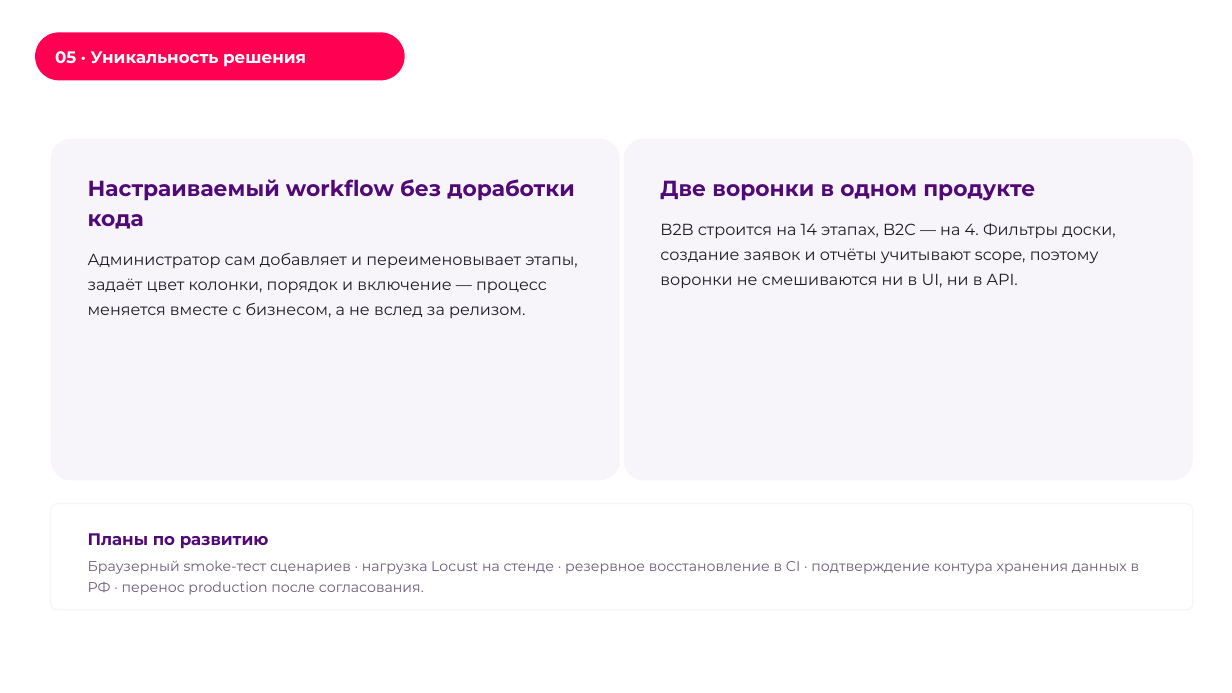
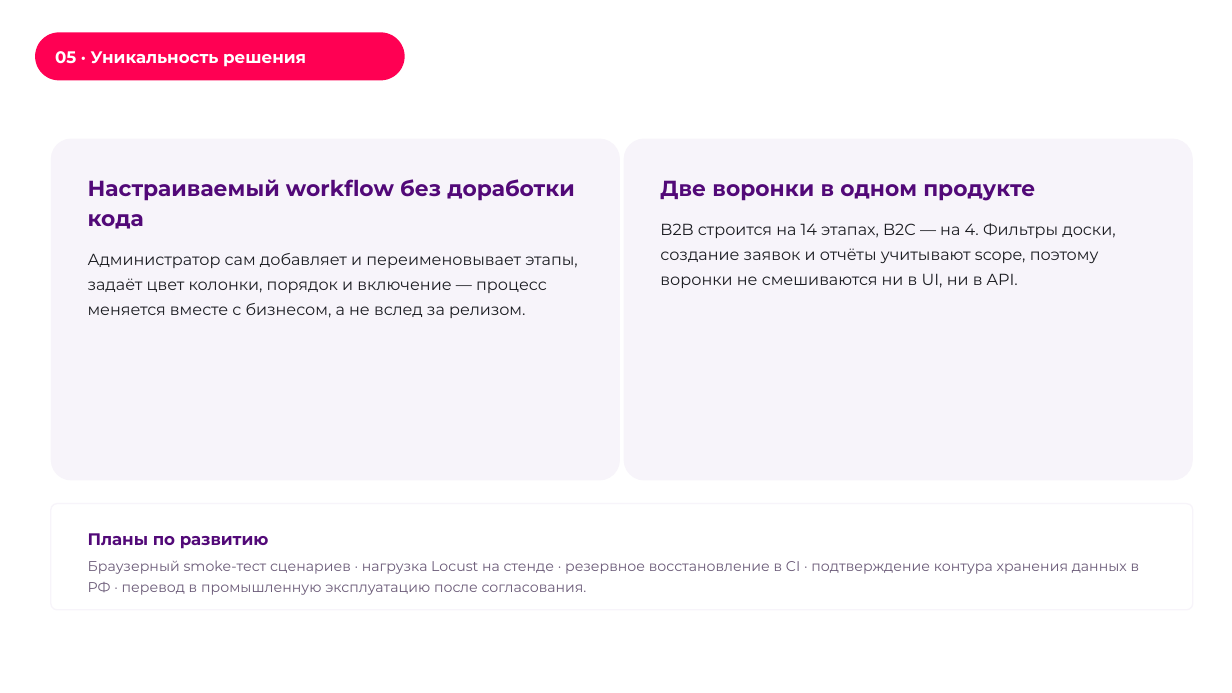
Before and after one commit to Pavel1778/rtk-crm, a slide deck: slide 5 of docs/presentation/RTK-CRM-LCT2026.pptx. Drawn at 1232x693 pixels with LibreOffice and Linux fonts; fonts in the diff are those of the drawing; background and template pictures are left out. Boxes give left, top, right and bottom in pixels: in the first picture for what was removed or moved away, otherwise in the second. Text is boxed around its words. In the diff, an @@ line names an element or a change of style, - is before the commit and + after.

```diff
--- a/docs/presentation/RTK-CRM-LCT2026.pptx
+++ b/docs/presentation/RTK-CRM-LCT2026.pptx
@@ text at box(88, 560, 1140, 595): text changed @@
-Браузерный smoke-тест сценариев · нагрузка Locust на стенде · резервное восстановление в CI · подтверждение контура хранения данных в РФ · перенос production после согласования.
+Браузерный smoke-тест сценариев · нагрузка Locust на стенде · резервное восстановление в CI · подтверждение контура хранения данных в РФ · перевод в промышленную эксплуатацию после согласования.
```
Also in this commit, not shown: 1 other slide changed, 3 other files.
